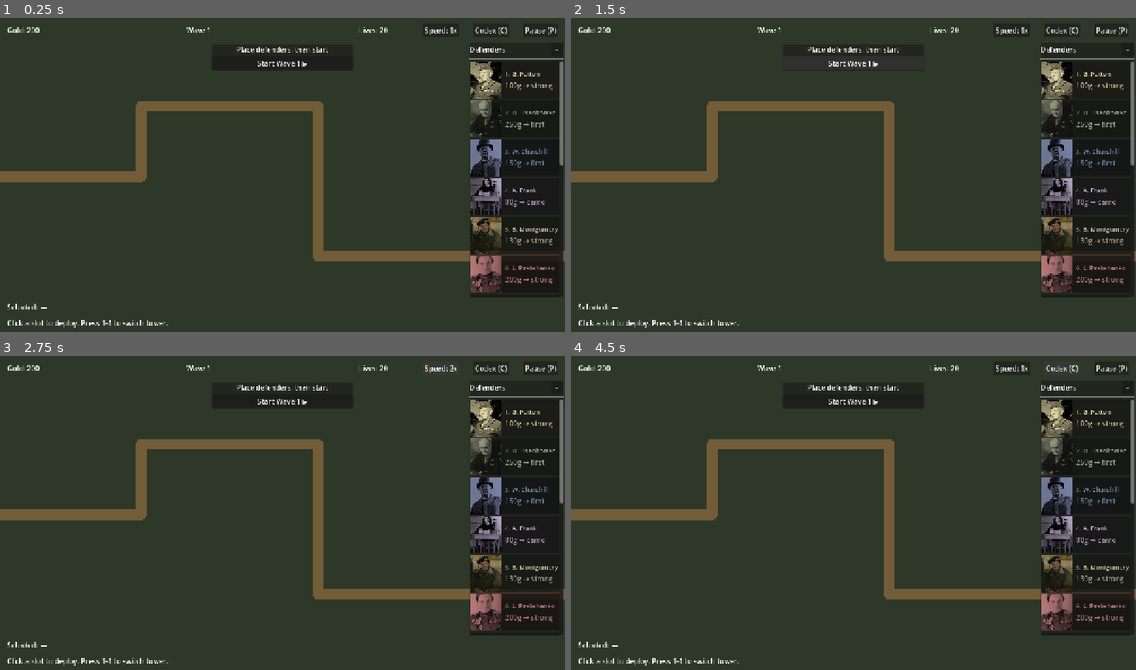
Above: before the commit, frames 1-4 (two rows, left to right).
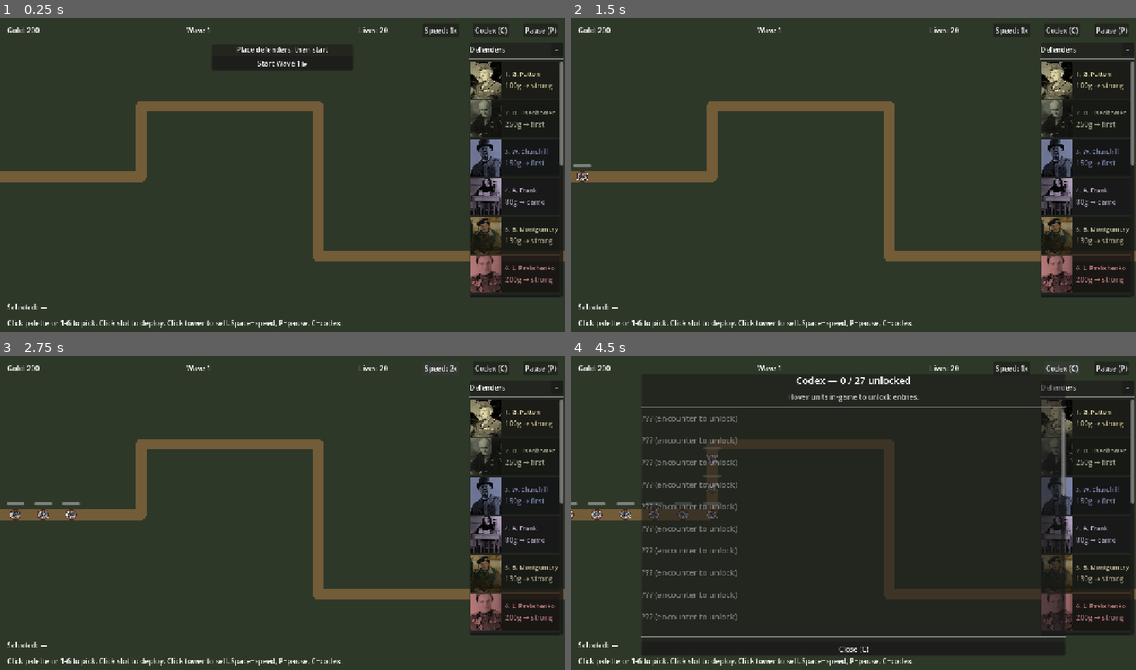
Above: after the commit, the same moments.

Repository: Josh-Buck/wwii-td
Game: Godot game, scene res://scenes/main/Main.tscn
Same seed, same stepped clock (60 frames per second), same inputs: the game is played once before the commit and once after it.
Inputs (mouse positions are in pixels of both pictures, inside the frame that each line leads up to):
- Up to frame 1 (0.25 s): no input
- Up to frame 2 (1.5 s): click "Start Wave 1 ▶" at 0.5 s; click (853, 61) at 1.25 s, where only the run before the commit has a clickable "Start Wave 1 ▶"
- Up to frame 3 (2.75 s): click "Speed: 1x" at 2 s
- Up to frame 4 (4.5 s): click "Speed: 2x" at 2.75 s; click "Speed: 4x" at 3.5 s; click "Codex (C)" at 4.25 s

The runs differ from the first frame. In frame 1, 0.5% of the frame differs, in the area x 4-61%, y 96-99%; in frame 2, 0.8%; in frame 3, 1.9%; in frame 4, 12%, in the area x 0-88%, y 6-99%.
Error before the commit: Invalid assignment of property or key 'visible' with value of type 'bool' on a base object of type 'null instance'. (res://scenes/ui/HUD.gd:141)

Commit message:
add missing BossTelegraph node to HUD.tscn (earlier edit silently failed)

Diff:
--- a/scenes/ui/HUD.tscn
+++ b/scenes/ui/HUD.tscn
@@ -112,6 +112,22 @@
 mouse_filter = 2
 text = "Next wave: ?"
 
+[node name="BossTelegraph" type="PanelContainer" parent="."]
+visible = false
+mouse_filter = 2
+offset_left = 360.0
+offset_top = 140.0
+offset_right = 920.0
+offset_bottom = 200.0
+modulate = Color(1, 0.7, 0.3, 1)
+
+[node name="Label" type="Label" parent="BossTelegraph"]
+mouse_filter = 2
+text = "BOSS WAVE"
+horizontal_alignment = 1
+vertical_alignment = 1
+theme_override_font_sizes/font_size = 22
+
 [node name="StartWavePanel" type="PanelContainer" parent="."]
 offset_left = 480.0
 offset_top = 60.0
